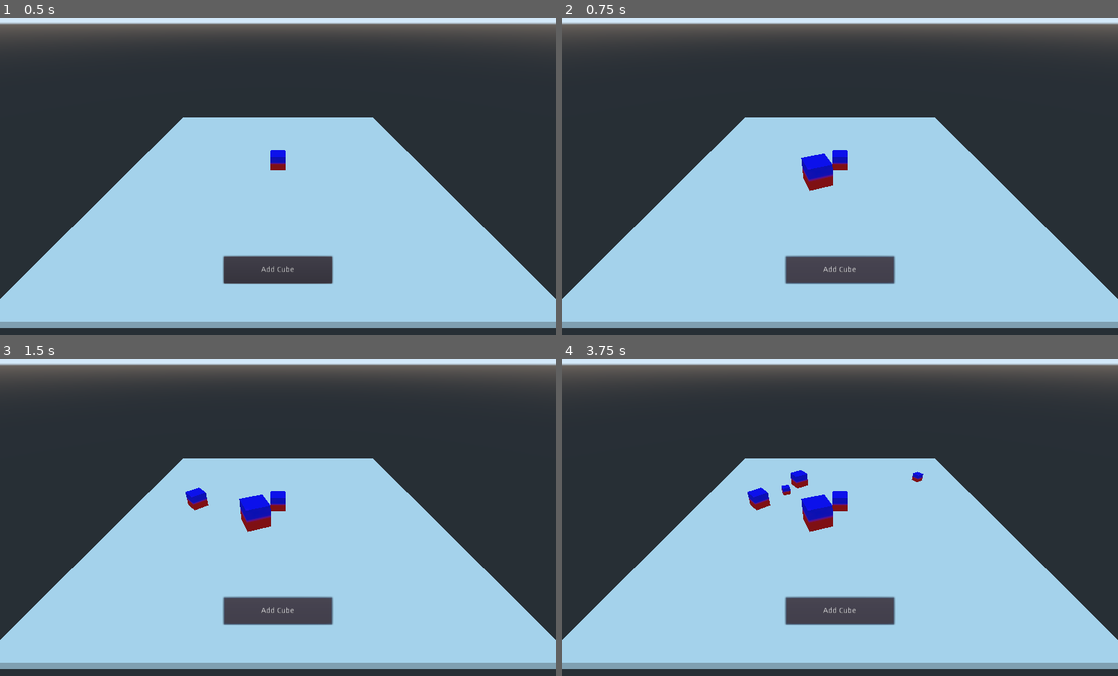
Above: before the commit, frames 1-4 (two rows, left to right).
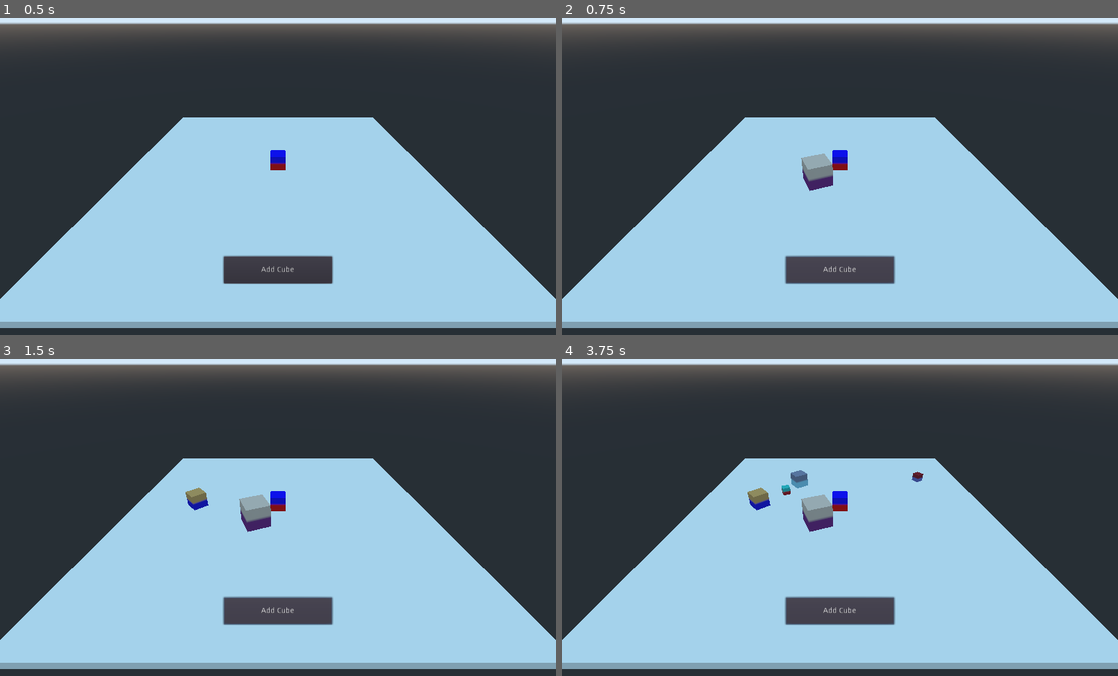
Above: after the commit, the same moments.

Repository: Gabe-Ignus/godot-random-spawner
Game: Godot game, scene res://World.tscn
Two runs of this game, one before a commit and one after it. Both use one fixed random seed, a clock stepped at 60 frames per second and the inputs below.
Inputs:
- Up to frame 1 (0.5 s): no input
- Up to frame 2 (0.75 s): click "Add Cube" at 0.5 s
- Up to frame 3 (1.5 s): click "Add Cube" at 1.25 s
- Up to frame 4 (3.75 s): click "Add Cube" at 2 s; tap Enter at 2.75 s; tap Space at 3.5 s

Frame 1 is identical in both runs. In frame 2, 0.5% of the frame differs, in the area x 43-49%, y 42-55%; in frame 3, 0.7%; in frame 4, 1.0%, in the area x 33-65%, y 35-55%.

Commit message:
Add files via upload

Diff:
--- a/CubeSpawner.gd
+++ b/CubeSpawner.gd
@@ -4,7 +4,6 @@
 
 func _ready():
 	pass
-
 
 func _on_SpawnButton_button_down():
 	#spawner with random location, rotation and scale within area
@@ -27,8 +26,6 @@
 	var new_color1 = Color(rand_range(0,1), rand_range(0,1), rand_range(0,1))
 	var new_color2 = Color(rand_range(0,1), rand_range(0,1), rand_range(0,1))
 
-	#	didn't work think it's for 2D
-	#$TestCube/TestCube.material.set_shader_param('Color1',new_color1)
-
-	#	didn't work -> Invalid get index 'material_overtide' (on base:Spatial)
-	#cube.material_overide.set_shader_param('Color1',new_color1)
+	#for this not to change every cube together set in the material Inspector>Resource>Resource>Local to Scene (On)
+	cube.get_child(0).get_surface_material(0).set_shader_param("Color1",new_color1)
+	cube.get_child(0).get_surface_material(0).set_shader_param("Color2",new_color2)
--- a/assets/TestMaterialVisual.tres
+++ b/assets/TestMaterialVisual.tres
@@ -55,7 +55,6 @@
 
 }
 "
-graph_offset = Vector2( -674, -2 )
 nodes/fragment/2/node = SubResource( 1 )
 nodes/fragment/2/position = Vector2( 120, 160 )
 nodes/fragment/3/node = SubResource( 2 )
@@ -67,6 +66,7 @@
 nodes/fragment/connections = PoolIntArray( 2, 0, 0, 0, 3, 0, 2, 2, 6, 0, 2, 0, 7, 0, 2, 1 )
 
 [resource]
+resource_local_to_scene = true
 shader = SubResource( 5 )
 shader_param/Color1 = Color( 1, 0, 0, 1 )
 shader_param/Color2 = Color( 0, 0, 1, 1 )
